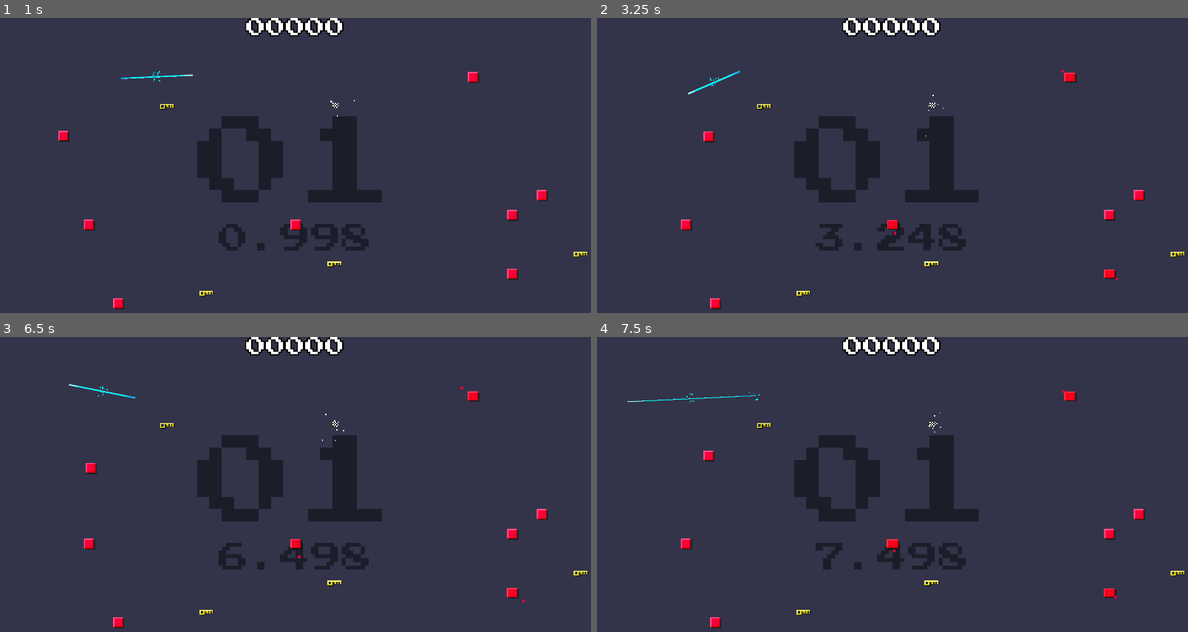
Above: before the commit, frames 1-4 (two rows, left to right).
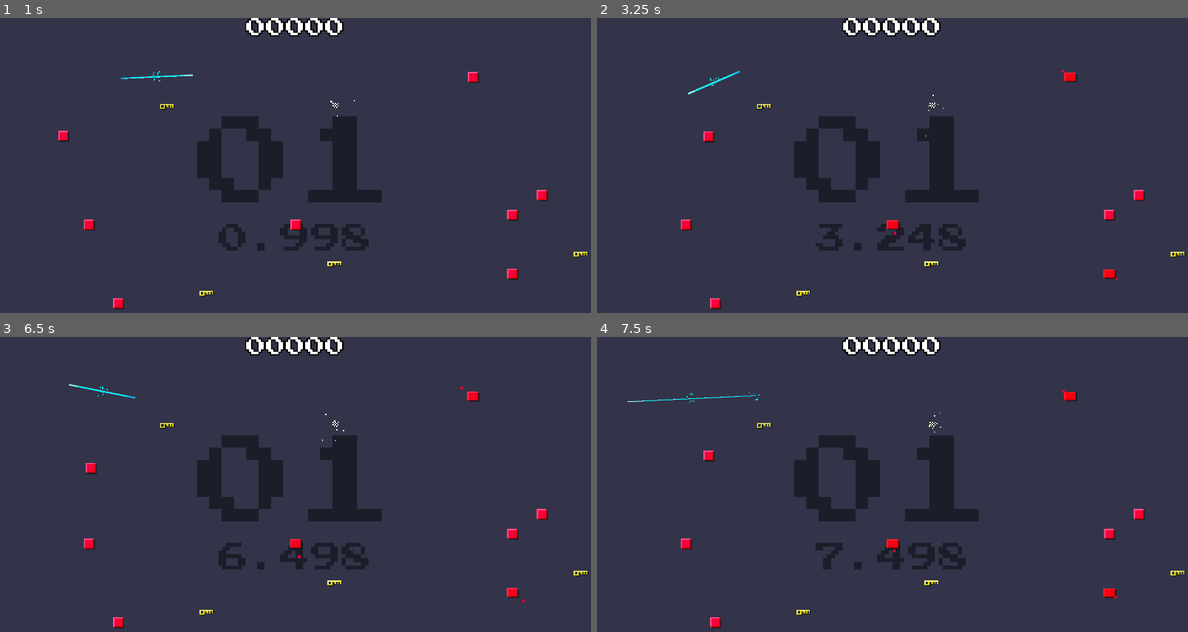
Above: after the commit, the same moments.

Repository: veprogames/gododger
Game: Godot game, scene res://level/level.tscn
Two runs of this game, one before a commit and one after it. Both use one fixed random seed, a clock stepped at 60 frames per second and the inputs below.
Inputs (mouse positions are in pixels of both pictures, inside the frame that each line leads up to):
- Up to frame 1 (1 s): move the mouse to (325, 165) at 0.52 s
- Up to frame 2 (3.25 s): move the mouse to (862, 165) at 1.27 s; move the mouse to (904, 159) at 2.02 s; move the mouse to (886, 171) at 2.77 s
- Up to frame 3 (6.5 s): move the mouse to (336, 487) at 3.52 s; move the mouse to (248, 481) at 4.27 s; move the mouse to (301, 484) at 5.02 s; move the mouse to (271, 478) at 5.77 s
- Up to frame 4 (7.5 s): move the mouse to (922, 484) at 6.52 s; move the mouse to (862, 484) at 7.27 s

Frame 1 is identical in both runs. In frame 2, less than 0.1% of the frame differs, in the area x 49-88%, y 18-89%; in frame 3, less than 0.1%; in frame 4, less than 0.1%.

Commit message:
key collect animation

Diff:
--- a/enemy/enemy.tscn
+++ b/enemy/enemy.tscn
@@ -20,6 +20,18 @@
 "update": 0,
 "values": [Color(1, 1, 1, 1)]
 }
+tracks/1/type = "value"
+tracks/1/imported = false
+tracks/1/enabled = true
+tracks/1/path = NodePath("Sprite2D:scale")
+tracks/1/interp = 1
+tracks/1/loop_wrap = true
+tracks/1/keys = {
+"times": PackedFloat32Array(0),
+"transitions": PackedFloat32Array(1),
+"update": 0,
+"values": [Vector2(1, 1)]
+}
 
 [sub_resource type="Animation" id="Animation_5twcp"]
 resource_name = "shoot"
@@ -35,7 +47,7 @@
 "times": PackedFloat32Array(0, 0.05, 0.25),
 "transitions": PackedFloat32Array(1, 1, 1),
 "update": 0,
-"values": [Vector2(1, 1), Vector2(1.15, 0.87), Vector2(1, 1)]
+"values": [Vector2(1, 1), Vector2(1.2, 0.833), Vector2(1, 1)]
 }
 tracks/1/type = "value"
 tracks/1/imported = false
@@ -47,7 +59,7 @@
 "times": PackedFloat32Array(0, 0.05, 0.25),
 "transitions": PackedFloat32Array(1, 1, 1),
 "update": 0,
-"values": [Color(1, 1, 1, 1), Color(1, 0.541176, 0.478431, 1), Color(1, 1, 1, 1)]
+"values": [Color(1, 1, 1, 1), Color(1, 0.298039, 0.239216, 1), Color(1, 1, 1, 1)]
 }
 
 [sub_resource type="AnimationLibrary" id="AnimationLibrary_k11h6"]
--- a/key/key.gd
+++ b/key/key.gd
@@ -3,9 +3,18 @@
 
 @onready var level := $"/root/Level" as Level
 @onready var safe_zone := $SafeZone as SafeZone
+@onready var animation_player := $AnimationPlayer as AnimationPlayer
+
+var collected := false
 
 func _ready() -> void:
 	safe_zone.trigger()
 
 func collect() -> void:
-	queue_free()
+	if not collected:
+		collected = true
+		animation_player.play("collect")
+
+func _on_animation_player_animation_finished(anim_name: StringName) -> void:
+	if anim_name == "collect":
+		queue_free()
--- a/key/key.tscn
+++ b/key/key.tscn
@@ -9,6 +9,91 @@
 
 [sub_resource type="CircleShape2D" id="CircleShape2D_g82kg"]
 radius = 8.0
+
+[sub_resource type="Animation" id="Animation_h5pgp"]
+resource_name = "colelct"
+length = 0.4
+tracks/0/type = "value"
+tracks/0/imported = false
+tracks/0/enabled = true
+tracks/0/path = NodePath("Sprite2D:modulate")
+tracks/0/interp = 2
+tracks/0/loop_wrap = true
+tracks/0/keys = {
+"times": PackedFloat32Array(0, 0.4),
+"transitions": PackedFloat32Array(1, 1),
+"update": 0,
+"values": [Color(1, 1, 1, 1), Color(1, 1, 1, 0)]
+}
+tracks/1/type = "value"
+tracks/1/imported = false
+tracks/1/enabled = true
+tracks/1/path = NodePath("Sprite2D:rotation")
+tracks/1/interp = 2
+tracks/1/loop_wrap = true
+tracks/1/keys = {
+"times": PackedFloat32Array(0, 0.4),
+"transitions": PackedFloat32Array(1, 1),
+"update": 0,
+"values": [0.0, 1.74533]
+}
+tracks/2/type = "value"
+tracks/2/imported = false
+tracks/2/enabled = true
+tracks/2/path = NodePath("Sprite2D:position")
+tracks/2/interp = 2
+tracks/2/loop_wrap = true
+tracks/2/keys = {
+"times": PackedFloat32Array(0, 0.1, 0.4),
+"transitions": PackedFloat32Array(1, 1, 1),
+"update": 0,
+"values": [Vector2(0, 0), Vector2(2, -4), Vector2(10, 35)]
+}
+
+[sub_resource type="Animation" id="Animation_ma7co"]
+length = 0.001
+tracks/0/type = "value"
+tracks/0/imported = false
+tracks/0/enabled = true
+tracks/0/path = NodePath("Sprite2D:modulate")
+tracks/0/interp = 1
+tracks/0/loop_wrap = true
+tracks/0/keys = {
+"times": PackedFloat32Array(0),
+"transitions": PackedFloat32Array(1),
+"update": 0,
+"values": [Color(1, 1, 1, 1)]
+}
+tracks/1/type = "value"
+tracks/1/imported = false
+tracks/1/enabled = true
+tracks/1/path = NodePath("Sprite2D:rotation")
+tracks/1/interp = 1
+tracks/1/loop_wrap = true
+tracks/1/keys = {
+"times": PackedFloat32Array(0),
+"transitions": PackedFloat32Array(1),
+"update": 0,
+"values": [0.0]
+}
+tracks/2/type = "value"
+tracks/2/imported = false
+tracks/2/enabled = true
+tracks/2/path = NodePath("Sprite2D:position")
+tracks/2/interp = 1
+tracks/2/loop_wrap = true
+tracks/2/keys = {
+"times": PackedFloat32Array(0),
+"transitions": PackedFloat32Array(1),
+"update": 0,
+"values": [Vector2(0, 0)]
+}
+
+[sub_resource type="AnimationLibrary" id="AnimationLibrary_6jb7o"]
+_data = {
+"RESET": SubResource("Animation_ma7co"),
+"collect": SubResource("Animation_h5pgp")
+}
 
 [node name="Key" type="Area2D"]
 script = ExtResource("1_uvbb8")
@@ -22,3 +107,10 @@
 
 [node name="SafeZone" parent="." instance=ExtResource("3_vfe7t")]
 shape = SubResource("CircleShape2D_g82kg")
+
+[node name="AnimationPlayer" type="AnimationPlayer" parent="."]
+libraries = {
+"": SubResource("AnimationLibrary_6jb7o")
+}
+
+[connection signal="animation_finished" from="AnimationPlayer" to="." method="_on_animation_player_animation_finished"]
--- a/level/level.gd
+++ b/level/level.gd
@@ -29,7 +29,7 @@
 
 func get_score() -> int:
 	var time_per_level := elapsed / (level + 1)
-	return int(10 * level ** 2 / time_per_level) * score_multiplier
+	return int(10 * level ** 2 / time_per_level * score_multiplier)
 
 func _on_player_finished() -> void:
 	if container_keys.get_child_count() == 0:
Not shown: 1 places in key/key.tscn that only renumber resources
